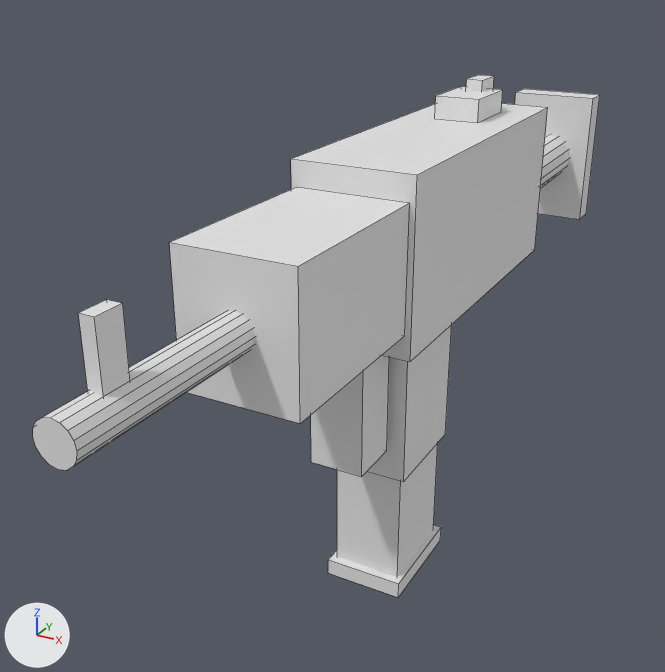
An edit to the FBX model Assets/models/weapons/smg_mp7.fbx, drawn before and after from the same camera.
One viewpoint serves both versions: a 50 mm camera at (0.151, -0.339, 0.123) aimed at (-0.03, -0.01, -0.042). The lights are fixed; the arrows at lower left show +X, +Y and +Z. The picture after the commit comes second. Mesh edges are drawn as thin lines. Where no turn or scale is listed for an object, it has been applied to the vertices.

In view in the first picture: 'SMG_MP7.001'.
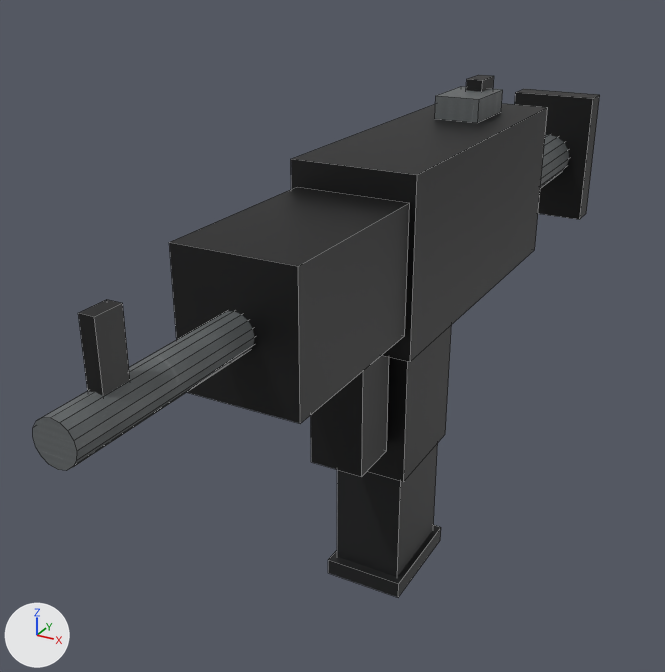
The change, as JSON lines over the scene's bpy script:
```json
{"op": "add", "block": "img_smg_sights_color_png", "code": ["img_smg_sights_color_png = load_image('smg_sights_color.png', '../../materials/weapons/smg_sights_color.png', 256, 256, 'sRGB')"]}
{"op": "add", "block": "img_smg_metal_color_png", "code": ["img_smg_metal_color_png = load_image('smg_metal_color.png', '../../materials/weapons/smg_metal_color.png', 256, 256, 'sRGB')"]}
{"op": "add", "block": "img_smg_accent_color_png", "code": ["img_smg_accent_color_png = load_image('smg_accent_color.png', '../../materials/weapons/smg_accent_color.png', 256, 256, 'sRGB')"]}
{"op": "add", "block": "img_smg_polymer_color_png", "code": ["img_smg_polymer_color_png = load_image('smg_polymer_color.png', '../../materials/weapons/smg_polymer_color.png', 256, 256, 'sRGB')"]}
{"op": "remove", "block": "mat_smg_polymer", "code": "mat_smg_polymer.base_color = (0.8, 0.8, 0.8)  # white #e7e7e7"}
{"op": "add", "block": "mat_smg_polymer", "code": "mat_smg_polymer.texture = img_smg_polymer_color_png"}
{"op": "remove", "block": "mat_smg_accent", "code": "mat_smg_accent.base_color = (0.8, 0.8, 0.8)  # white #e7e7e7"}
{"op": "add", "block": "mat_smg_accent", "code": "mat_smg_accent.texture = img_smg_accent_color_png"}
{"op": "remove", "block": "mat_smg_metal", "code": "mat_smg_metal.base_color = (0.8, 0.8, 0.8)  # white #e7e7e7"}
{"op": "add", "block": "mat_smg_metal", "code": "mat_smg_metal.texture = img_smg_metal_color_png"}
{"op": "remove", "block": "mat_smg_sights", "code": "mat_smg_sights.base_color = (0.8, 0.8, 0.8)  # white #e7e7e7"}
{"op": "add", "block": "mat_smg_sights", "code": "mat_smg_sights.texture = img_smg_sights_color_png"}
```

Pixel boxes [x1, y1, x2, y2] of what changed, in the pictures (665 x 672 px):
```json
{"object": "SMG_MP7.001", "change": "surface changed", "before": [33, 75, 600, 597], "after": [33, 75, 600, 597], "on screen": "white to black"}
```
